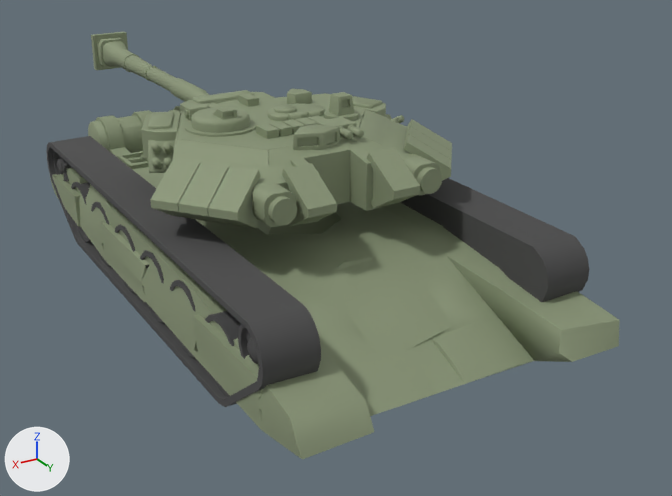
Before and after pictures for a commit that changed the glTF model public/models/mbt_t90.glb.
Camera for both pictures: a 50 mm lens placed at (4.69, 10.19, 4.92), pointed at (-0.86, 0.95, 0.3). Arrows for +X, +Y and +Z are at lower left; the lights stay in place. The picture after the commit comes second. Where no turn or scale is listed for an object, it has been applied to the vertices. Vertices at exactly the same position are counted once.

Names of what the first picture shows: 'Body-1'.
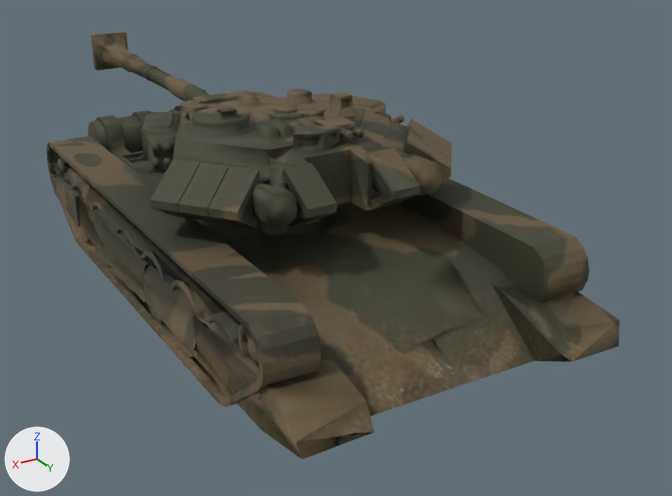
Pixel boxes [x1, y1, x2, y2] of what changed, in the pictures (672 x 496 px):
'Body-1', recoloured, surface changed (darker): [46, 32, 620, 459] in both
part 1 of me_body_1, recoloured (darker): [50, 32, 620, 459] in both
part 2 of me_body_1, recoloured: [46, 136, 589, 407] in both

Edits to the bpy script that builds the scene:
```text
Add img_rough:
    img_rough = load_image('rough', '_unpacked/rough', 512, 512, 'Non-Color')
Add img_normal:
    img_normal = load_image('normal', '_unpacked/normal', 512, 512, 'Non-Color')
Add img_color:
    img_color = load_image('color', '_unpacked/color', 1024, 1024, 'sRGB')
Add mat_painted:
    mat_painted = bpy.data.materials.new('painted')
    # uses the picture img_color
    # uses the picture img_normal
    # uses the picture img_rough
Change me_body_1:
    where me_body_1.from_pydata(...)  # 5967 vertices, 11998 faces; spans x -3.65..0.02, y -12.58..-2.95, z 0.0..2.33
    used by ob_body_1; location = (1.82, 7.77, 0.0)
    me_body_1 part 1: all 6842 faces that had it switch from mat_body (greyish green #8b9779) to mat_painted
    me_body_1 part 2: all 5156 faces that had it switch from mat_dark (dark grey #4b4b4b) to mat_painted
    me_body_1 part 3: texture (UV) coordinates changed
```
